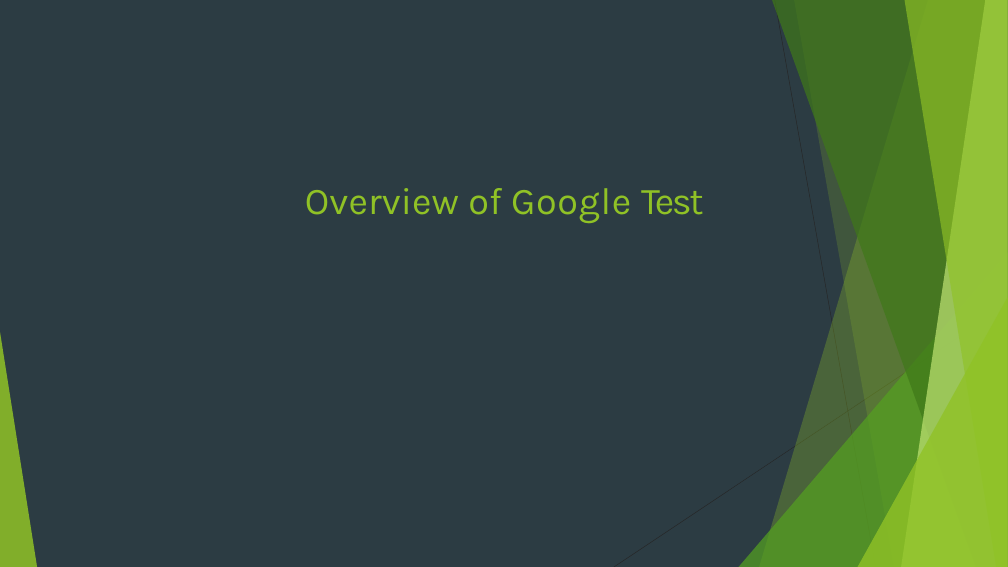
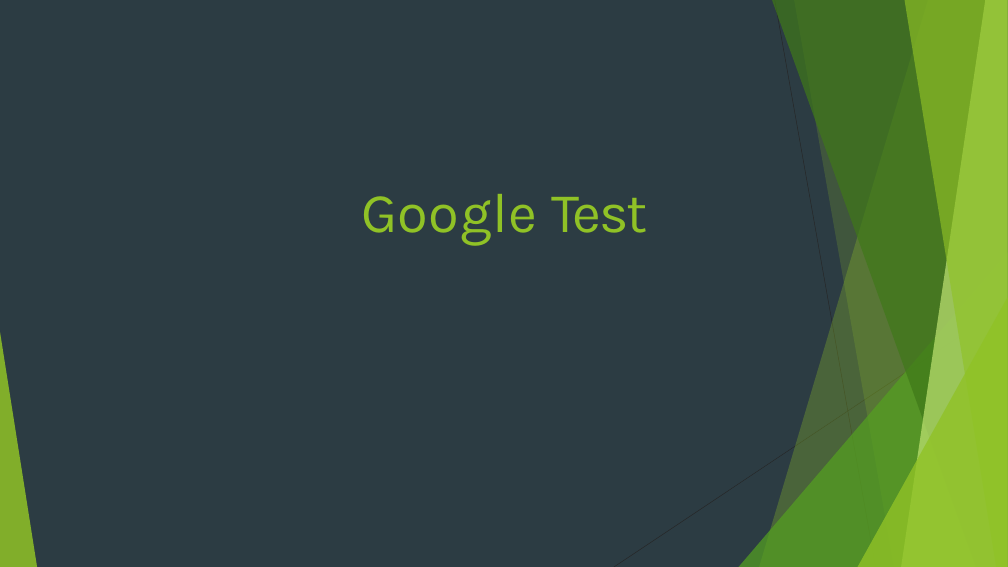
Before and after one commit to ajinidev/GoogleTestDemo, a slide deck: slide 1 of GoogleTestOverview.pptx. Drawn at 1008x567 pixels with LibreOffice and Linux fonts; fonts in the diff are those of the drawing. Boxes give left, top, right and bottom in pixels: in the first picture for what was removed or moved away, otherwise in the second. Text is boxed around its words. In the diff, an @@ line names an element or a change of style, - is before the commit and + after.

```diff
--- a/GoogleTestOverview.pptx
+++ b/GoogleTestOverview.pptx
@@ title at bbox=[361, 194, 648, 246]: text changed; size 59.4 to 88 pt @@
-Overview of Google Test
+Google Test
```
Also in this commit, not shown: 2 other slides changed.
